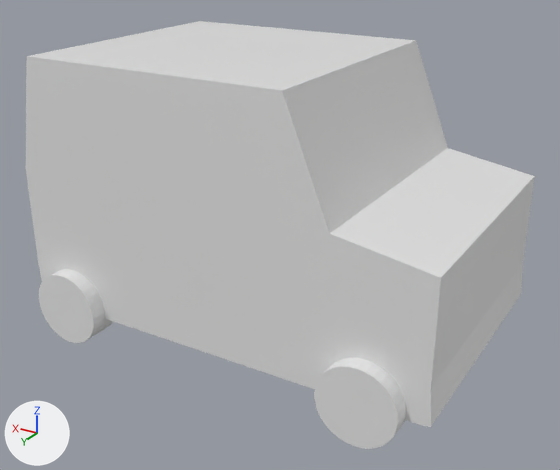
What one commit did to the Blender file unity/Bright/Assets/Models/Car/car.blend.
Rendered twice from a 50 mm lens placed at (-1.194, 1.981, 0.588), pointed at (-0.031, 0.042, -0.382). The axes (+X, +Y, +Z) are drawn at lower left. The lights are the same throughout.

The older version as bpy lines, for what is in view:
```python
mat_material = principled_material('Material')
mat_material.base_color = (0.8, 0.8, 0.8)  # white #e7e7e7
mat_material.roughness = 0.4
me_cube = bpy.data.meshes.new('Cube')
me_cube.from_pydata(...)  # 26 vertices, 24 faces; spans x -1.05..1.0, y -1.0..1.0, z -1.92..0.55
me_cube.materials.append(mat_material)  # white #e7e7e7
me_cylinder_002 = bpy.data.meshes.new('Cylinder.002')
me_cylinder_002.from_pydata(...)  # a 32-sided cylinder along z spanning x -1.0..1.0, y -1.0..1.0, z -1.0..1.0
me_cylinder_004 = bpy.data.meshes.new('Cylinder.004')
me_cylinder_004.from_pydata(...)  # a 32-sided cylinder along z spanning x -1.0..1.0, y -1.0..1.0, z -1.0..1.0
me_cylinder_005 = bpy.data.meshes.new('Cylinder.005')
me_cylinder_005.from_pydata(...)  # a 32-sided cylinder along z spanning x -1.0..1.0, y -1.0..1.0, z -1.0..1.0
ob_cube = bpy.data.objects.new('Cube', me_cube)
ob_cube.location = (0.0, 0.0, 0.0)
ob_cube.scale = (0.661, 0.419, 0.325)
ob_cylinder_001 = bpy.data.objects.new('Cylinder.001', me_cylinder_002)
ob_cylinder_001.location = (-0.509, 0.416, -0.6)
ob_cylinder_001.rotation_euler = (-1.571, 1.571, 0.0)  # degrees (-90, 90, 0)
ob_cylinder_001.scale = (0.118, 0.118, 0.053)
ob_cylinder_002 = bpy.data.objects.new('Cylinder.002', me_cylinder_004)
ob_cylinder_002.location = (0.506, 0.416, -0.6)
ob_cylinder_002.rotation_euler = (-1.571, 1.571, 0.0)  # degrees (-90, 90, 0)
ob_cylinder_002.scale = (0.118, 0.118, 0.053)
ob_cylinder_004 = bpy.data.objects.new('Cylinder.004', me_cylinder_005)
ob_cylinder_004.location = (0.496, -0.426, -0.6)
ob_cylinder_004.rotation_euler = (-1.571, 1.571, 0.0)  # degrees (-90, 90, 0)
ob_cylinder_004.scale = (0.118, 0.118, 0.053)
```
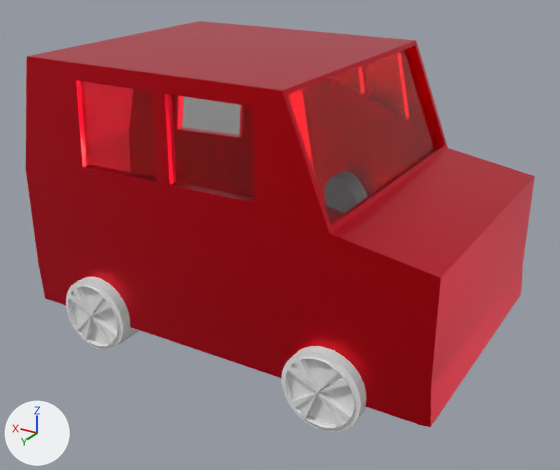
Boxes (x1, y1, x2, y2) around the edits, measured in the pictures (560 x 470 px):
'Cube', recoloured, reshaped (grey to red)
    both: (25, 21, 535, 427)
'Cube.002', added
    after: (288, 48, 439, 223)
'Cylinder.001', reshaped, moved (19% narrower, 20% shorter)
    before: (314, 358, 406, 449)
    after: (66, 277, 140, 350)
'Cube.006', added
    after: (169, 94, 254, 200)
'Cube.005', added
    after: (81, 81, 157, 180)
'Cylinder.004', moved (not visible before)
    after: (281, 346, 367, 432)
'Cylinder.002', deleted
    before: (39, 269, 113, 343)
part 1 of me_cube, added (red)
    after: (26, 41, 448, 234)
part 2 of me_cylinder_002, added
    after: (66, 281, 123, 350)

Diff of the bpy script that builds the scene:
```diff
--- a/unity/Bright/Assets/Models/Car/car.blend.py
+++ b/unity/Bright/Assets/Models/Car/car.blend.py
@@ mat_material @@
 n1 = _N.new('ShaderNodeBsdfPrincipled'); n1.name = 'Principled BSDF'
 n1.subsurface_method = 'BURLEY'
+n1.inputs[1].default_value = 1.0  # 'Metallic'
 n1.inputs[2].default_value = 0.4  # 'Roughness'
+n1.inputs[19].default_value = 0.25  # 'Coat Weight'
+n2 = _N.new('ShaderNodeValToRGB'); n2.name = 'ColorRamp'
+while len(n2.color_ramp.elements) > 1: n2.color_ramp.elements.remove(n2.color_ramp.elements[-1])
+n2.color_ramp.elements[0].position = 0.0; n2.color_ramp.elements[0].color = (1.0, 0.0, 0.0, 1.0)
+_e = n2.color_ramp.elements.new(1.0); _e.color = (1.0, 0.00793, 0.0629, 1.0)
+n3 = _N.new('ShaderNodeLayerWeight'); n3.name = 'Layer Weight'
 _L.new(n1.outputs[0], n0.inputs[0])  # 'BSDF' to 'Surface'
+_L.new(n2.outputs[0], n1.inputs[0])  # 'Color' to 'Base Color'
+_L.new(n3.outputs[1], n2.inputs[0])  # 'Facing' to 'Factor'
@@ mat_glass @@
+mat_glass = bpy.data.materials.new('Glass')
+mat_glass.use_nodes = True; mat_glass.node_tree.nodes.clear()
+_N = mat_glass.node_tree.nodes; _L = mat_glass.node_tree.links
+n0 = _N.new('ShaderNodeOutputMaterial'); n0.name = 'Material Output'
+n1 = _N.new('ShaderNodeBsdfGlass'); n1.name = 'Glass BSDF'
+n1.distribution = 'BECKMANN'
+n1.inputs[1].default_value = 0.002  # 'Roughness'
+n1.inputs[2].default_value = 1.45  # 'IOR'
+_L.new(n1.outputs[0], n0.inputs[0])  # 'BSDF' to 'Surface'
@@ me_cube @@
 # used by ob_cube; location = (0.0, 0.0, 0.0); scale = (0.661, 0.419, 0.325)
-me_cube.from_pydata(...)  # 26 vertices, 24 faces; spans x -1.05..1.0, y -1.0..1.0, z -1.92..0.55
+me_cube.from_pydata(...)  # 90 vertices, 71 faces; spans x -1.05..1.0, y -1.0..1.0, z -1.92..0.55
+# me_cube part 1: 64 vertices added at x -0.6..0.92, y -1.0..1.0, z -0.49..0.55
 me_cube.materials.append(mat_material)
@@ me_cylinder_002 @@
 # used by ob_cylinder_001; location = (-0.509, 0.416, -0.6); rotation_euler = (-1.571, 1.571, 0.0), in degrees (-90, 90, 0); scale = (0.118, 0.118, 0.053)
-me_cylinder_002.from_pydata(...)  # 64 vertices, 34 faces; spans x -1.0..1.0, y -1.0..1.0, z -1.0..1.0
+me_cylinder_002.from_pydata(...)  # 165 vertices, 153 faces; spans x -1.0..1.0, y -1.0..1.0, z -1.0..1.13
+# me_cylinder_002 part 2: 101 vertices added at x -0.87..0.87, y -0.87..0.87, z 0.79..1.13
@@ me_cube_006 @@
+me_cube_006.from_pydata([(0.142, 0.961, -0.378), (-0.27, 0.961, -0.371), (0.14, 0.961, 0.398), (-0.268, 0.961, 0.398)], [], [(1, 3, 2, 0)])
+me_cube_006.materials.append(mat_glass)
@@ me_cube_005 @@
+me_cube_005.from_pydata([(0.205, 0.961, 0.398), (0.614, 0.961, 0.398), (0.207, 0.961, -0.379), (0.628, 0.961, -0.387)], [], [(2, 0, 1, 3)])
+me_cube_005.materials.append(mat_glass)
@@ me_cube_002 @@
+me_cube_002.from_pydata([(-0.57, 0.96, -0.47), (-0.57, -0.96, -0.47), (-0.38, 0.96, 0.49), (-0.38, -0.96, 0.49)], [], [(1, 3, 2, 0)])
+me_cube_002.materials.append(mat_glass)
@@ ob_cylinder_001 @@
 ob_cylinder_001 = bpy.data.objects.new('Cylinder.001', me_cylinder_002)
-ob_cylinder_001.location = (-0.509, 0.416, -0.6)
+ob_cylinder_001.location = (0.4, 0.4, -0.6)
 ob_cylinder_001.rotation_euler = (-1.571, 1.571, 0.0)  # degrees (-90, 90, 0)
@@ ob_cylinder_002 @@
-ob_cylinder_002 = bpy.data.objects.new('Cylinder.002', me_cylinder_004)
@@ ob_cylinder_004 @@
 ob_cylinder_004 = bpy.data.objects.new('Cylinder.004', me_cylinder_005)
-ob_cylinder_004.location = (0.496, -0.426, -0.6)
+ob_cylinder_004.location = (-0.4, 0.4, -0.6)
 ob_cylinder_004.rotation_euler = (-1.571, 1.571, 0.0)  # degrees (-90, 90, 0)
@@ ob_cube_006 @@
+ob_cube_006 = bpy.data.objects.new('Cube.006', me_cube_006)
+ob_cube_006.location = (0.0, 0.0, 0.0)
+ob_cube_006.scale = (0.661, 0.419, 0.325)
@@ ob_cube_005 @@
+ob_cube_005 = bpy.data.objects.new('Cube.005', me_cube_005)
+ob_cube_005.location = (0.0, 0.0, 0.0)
+ob_cube_005.scale = (0.661, 0.419, 0.325)
@@ ob_cube_002 @@
+ob_cube_002 = bpy.data.objects.new('Cube.002', me_cube_002)
+ob_cube_002.location = (0.0, 0.0, 0.0)
+ob_cube_002.scale = (0.661, 0.419, 0.325)
```
